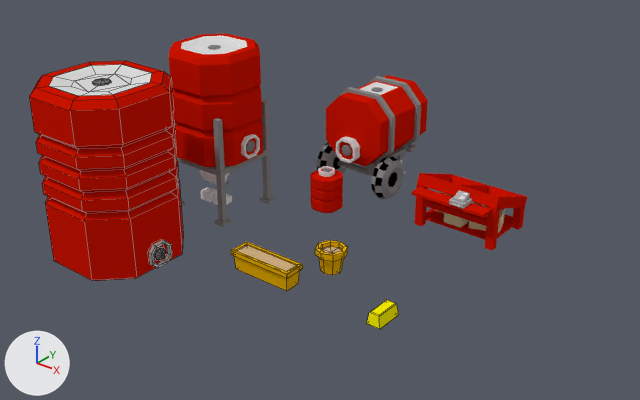
One commit to the Blender file crops/farm/bricks/support.blend: the scene before it, then after it.
Before and after are seen from a 50 mm camera at (33.8, -42.9, 27.0) aimed at (4.1, -5.9, 4.0). Lighting does not change. The marker at lower left points along +X, +Y and +Z. Mesh edges are drawn as thin lines on the coarser meshes. Objects named as collision shapes, trigger or cutter boxes, shadow casters or lower levels of detail are left out.

The first picture shows 'Cube.000', 'flowerpot', 'goldbrick', 'largeWaterTank', 'massiveWaterTank', 'medWaterTank', 'qs planter', 'smallWaterTank'.
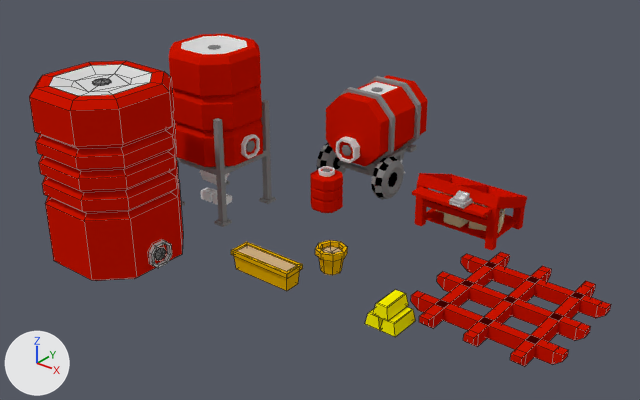
Edits to the scene script, one JSON object a line:
```json
{"block": "me_cube_117", "where": "# used by ob_goldbrick; location = (11.0, -9.0, 0.8); scale = (0.667, 1.33, 1.0)"}
{"op": "remove", "block": "me_cube_117", "code": "me_cube_117.from_pydata(...)  # 16 vertices, 14 faces; spans x -0.664..0.664, y -0.671..0.671, z -0.8..0.0"}
{"op": "add", "block": "me_cube_117", "code": "me_cube_117.from_pydata(...)  # 48 vertices, 42 faces; spans x -0.73..2.23, y -0.739..0.739, z -0.8..0.8"}
{"block": "me_cube_117", "change": "me_cube_117 part 1: the whole mesh is rebuilt"}
{"op": "add", "block": "me_cube_160", "code": ["me_cube_160 = bpy.data.meshes.new('Cube.160')", "me_cube_160.from_pydata(...)  # 96 vertices, 84 faces; spans x -13.5..13.5, y -6.8..6.8, z -0.6..0.2", "me_cube_160.materials.append(mat_blank)  # red #ce1400"]}
{"op": "add", "block": "ob_pergola", "code": ["ob_pergola = bpy.data.objects.new('pergola', me_cube_160)", "ob_pergola.location = (16.0, -4.0, 0.6)", "ob_pergola.scale = (0.333, 0.667, 1.0)"]}
```

Changed parts and their boxes [x1, y1, x2, y2] in the pictures (640 x 400 px):
```json
{"object": "pergola", "change": "added", "after": [411, 252, 611, 366], "on screen": "red"}
{"object": "goldbrick", "change": "reshaped", "before": [366, 300, 399, 329], "after": [365, 289, 416, 337], "on screen": "53% wider, 63% taller"}
```
